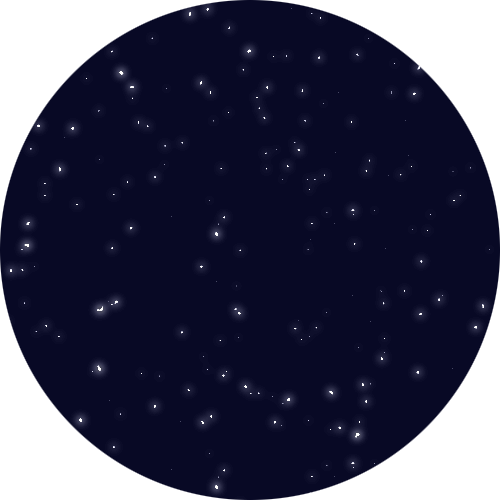
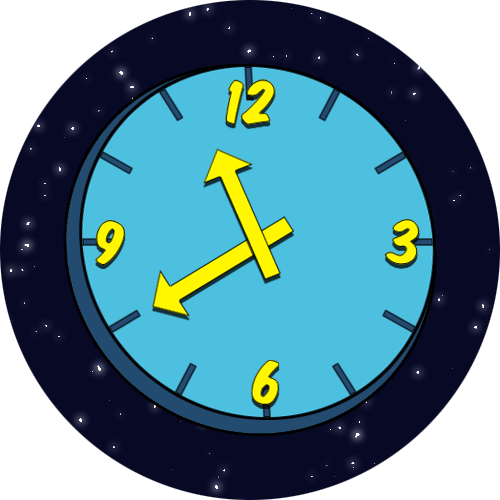
Before/after of a 500×500 layered artwork. What changed in the layer stack:
removed layer "Layer 1" over [63, 64, 437, 436]
added layer "Short Arm" above "Long Arm" over [202, 148, 282, 281]
added layer "Long Arm" above "12" over [151, 216, 295, 318]
added layer "12" above "3" over [224, 79, 276, 125]
added layer "3" above "6" over [385, 219, 421, 265]
added layer "6" above "9" over [251, 360, 280, 405]
added layer "9" above "Clock Face Ticks" over [95, 220, 126, 265]
added layer "Clock Face Ticks" above "Clock Face Light" over [82, 67, 433, 417]
added layer "Clock Face Light" above "Clock Face Dark" over [78, 64, 437, 420]
added layer "Clock Face Dark" above "Background" over [63, 64, 437, 436]
added layer "Background" over [63, 64, 437, 436]
